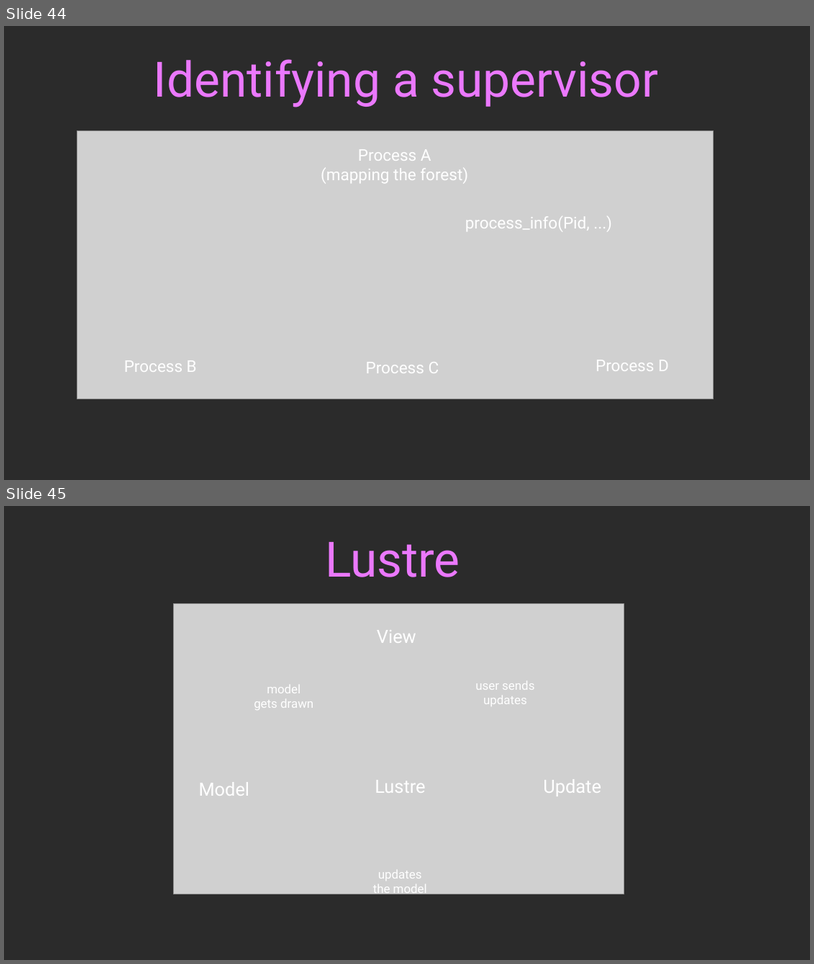
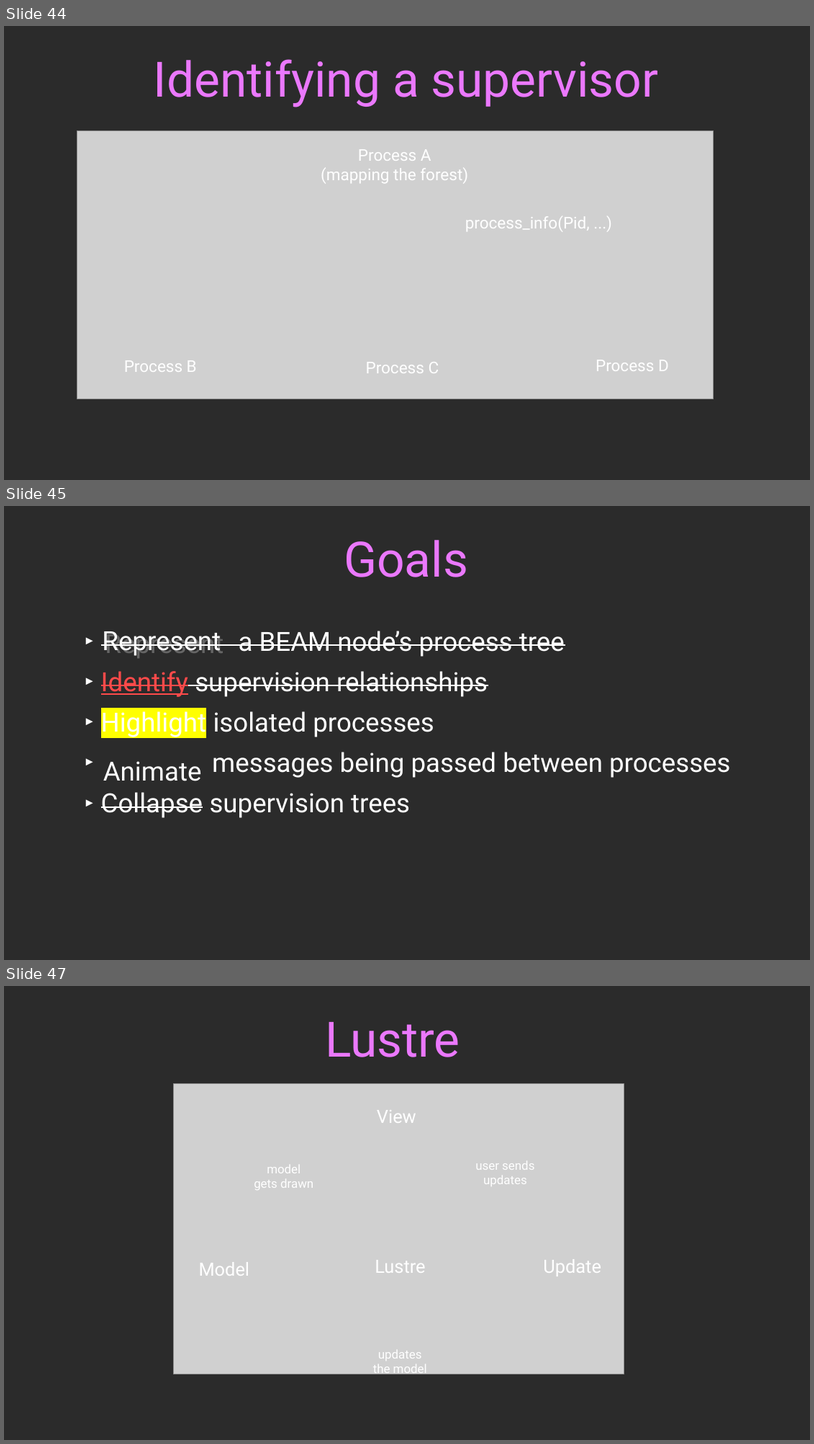
Before and after one commit to guillheu/Presentations, a slide deck: 2026/Code Beam Europe/Asterism.odp. Shown one above the other, each under a label of ours: slides 44 and 45 before the commit, slides 44, 45 and 47 after it; the slides between them are not shown. The pictures are 814x964 and 814x1444 pixels, drawn with LibreOffice and Linux fonts; fonts in the diff are those of the drawing; grey boxes stand for pictures; background and template pictures are left out; a plain dark background stands for a picture behind light text. Boxes give left, top, right and bottom in pixels: in the first picture for what was removed or moved away, otherwise in the second. Text is boxed around its words. In the diff, an @@ line names an element or a change of style, - is before the commit and + after.

Commit message:
update CBE

```diff
--- a/2026/Code Beam Europe/Asterism.odp
+++ b/2026/Code Beam Europe/Asterism.odp
@@ slide 45 added at [4,506,810,960], background picture (left out) @@
@@ text added at [344,540,468,577], 48 pt, text #EB78FD @@
+Goals
@@ text added at [101,631,730,818], 26 pt, text #FFFFFF @@
+► a BEAM node’s process tree
+► Identify supervision relationships
+► Highlight isolated processes
+► messages being passed between processes
+► Collapse supervision trees
@@ text added at [102,631,221,656], 26 pt, text #FFFFFF @@
+Represent
@@ text added at [103,761,202,781], 26 pt, text #FFFFFF @@
+Animate
@@ what was slide 45 is now slide 47 @@
```
Also in this commit, not shown: 1 slide changed, 11 other slides added.
